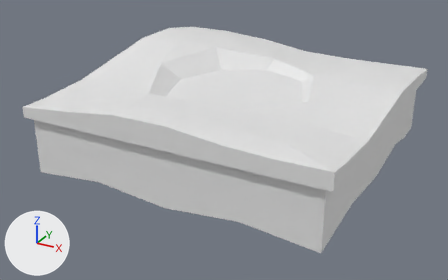
What one commit did to the FBX model Assets/polyperfect/Low Poly Ultimate Pack/M/- Meshes_M/Terrains_M/Worlds_M/world-oasis.fbx.
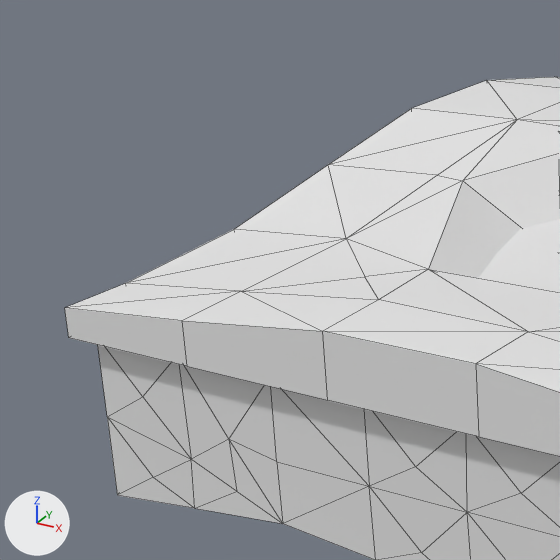
Old and new are each drawn whole from a camera (50 mm lens) standing at (18.0, -35.3, 13.4) and looking at (-0.7, -1.4, -3.5) and again close up on the part from 0% to 43% of the width and 0% to 70% of the height. The axes (+X, +Y, +Z) are drawn at lower left. The lights are the same throughout. The close-ups show mesh edges as thin lines. Where no turn or scale is listed for an object, it has been applied to the vertices.

In view in the first close-up: 'world-oasis'.
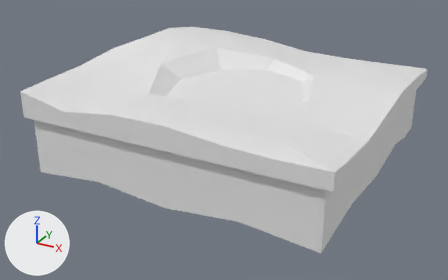
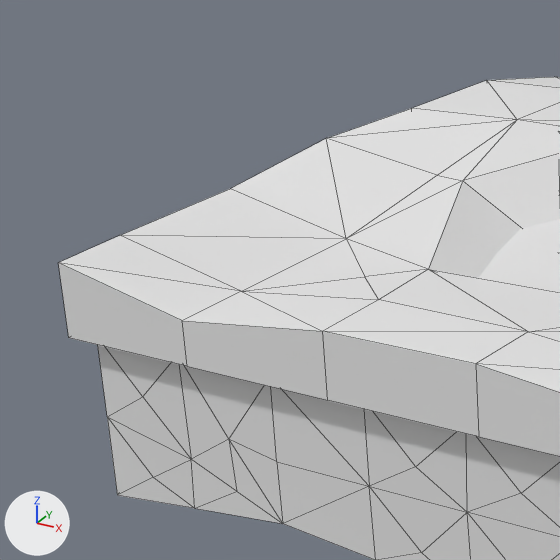
Diff of the bpy script that builds the scene:
```diff
--- a/Assets/polyperfect/Low Poly Ultimate Pack/M/- Meshes_M/Terrains_M/Worlds_M/world-oasis.fbx.py
+++ b/Assets/polyperfect/Low Poly Ultimate Pack/M/- Meshes_M/Terrains_M/Worlds_M/world-oasis.fbx.py
@@ me_world_oasis @@
 me_world_oasis.from_pydata(...)  # 233 vertices, 321 faces; spans x -10.0..10.0, y -10.0..10.0, z -4.5..1.6
 # used by ob_world_oasis; location = (0.0, 0.0, 0.0)
-me_world_oasis.vertices[59].co = (-10.0, -0.9, 0.8)  # pixel (328, 164)
-me_world_oasis.vertices[62].co = (-10.0, -8.2, 0.0)  # pixel (125, 283)
-me_world_oasis.vertices[64].co = (-10.0, -4.5, 0.2)  # pixel (234, 229)
-me_world_oasis.vertices[69].co = (-10.0, -10.0, 0.0)  # pixel (64, 307)
+# me_world_oasis part 1
+me_world_oasis.vertices[59].co = (-10.0, -0.9, 1.5)  # pixel (326, 138)
+me_world_oasis.vertices[62].co = (-10.0, -8.2, 1.1)  # pixel (119, 235)
+me_world_oasis.vertices[64].co = (-10.0, -4.5, 1.2)  # pixel (230, 188)
+me_world_oasis.vertices[69].co = (-10.0, -10.0, 1.0)  # pixel (58, 262)
 me_world_oasis.materials.append(mat_29_orange_light)
```

Changed parts and their boxes (x1, y1, x2, y2) in the close-ups (560 x 560 px; the box of a moved part takes in the faces that stretch with it):
'world-oasis', reshaped: before (65, 77, 560, 560); after (58, 77, 560, 560)
part 1 of me_world_oasis, moved or reshaped: before (65, 108, 516, 366); after (58, 108, 516, 366)
